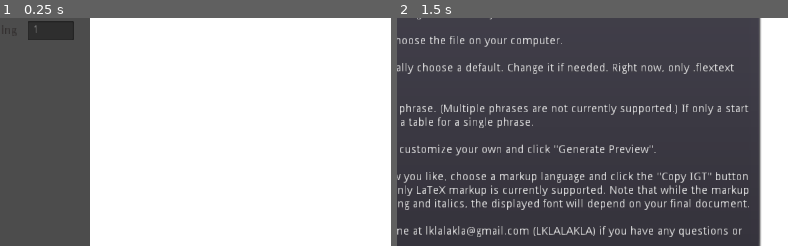
Above: before the commit, frames 1-2 (left to right).
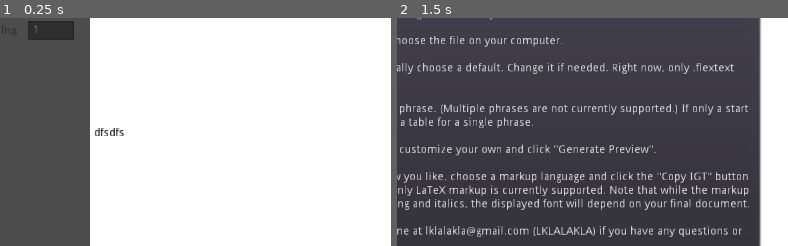
Above: after the commit, the same moments.

Repository: LaurenOopsum/Auto-IGT
Game: Godot game, scene res://scenes/main.tscn
Same seed, same stepped clock (60 frames per second), same inputs: the game is played once before the commit and once after it. The project has no main scene, so this scene is started directly.
Inputs (mouse positions are % of the whole screen's width and height, from its top left):
- Up to frame 1 (0.25 s): no input
- Up to frame 2 (1.5 s): click (12, 18) at 0.52 s; type "12" at 0.6 s; click "Instructions" at 1.25 s
The pictures show only the part of the screen within x 39-89%, y 24-74%; the shares and areas given below are measured in that part.

The runs differ from the first frame. In frame 1, 0.2% of the frame differs, in the area x 24-32%, y 48-52%; in frame 2, nothing differs.

Commit message:
words are added properly in a word-aligned manner

Diff:
--- a/project.godot
+++ b/project.godot
@@ -54,6 +54,16 @@
 "language": "GDScript",
 "path": "res://scripts/old_scripts/gloss_elements/phrase.gd"
 }, {
+"base": "GridContainer",
+"class": "PreviewGrid",
+"language": "GDScript",
+"path": "res://scripts/preview_nodes/preview_grid.gd"
+}, {
+"base": "Label",
+"class": "PreviewText",
+"language": "GDScript",
+"path": "res://scripts/preview_nodes/preview_text.gd"
+}, {
 "base": "HBoxContainer",
 "class": "RowDef",
 "language": "GDScript",
@@ -84,6 +94,8 @@
 "Morpheme": "",
 "Parser": "",
 "Phrase": "",
+"PreviewGrid": "",
+"PreviewText": "",
 "RowDef": "",
 "SystemFileNavigator": "",
 "Word": "",
--- a/scenes/main.tscn
+++ b/scenes/main.tscn
@@ -253,11 +253,18 @@
 size_flags_horizontal = 4
 size_flags_vertical = 4
 theme = SubResource( 7 )
+alignment = 1
 script = ExtResource( 4 )
 
 [node name="RichTextLabel" type="RichTextLabel" parent="Page/Body/Preview/Whiteboard/PreviewLines"]
+margin_top = 222.0
 margin_right = 460.0
+margin_bottom = 237.0
+focus_mode = 2
 text = "dfsdfs"
+fit_content_height = true
+scroll_active = false
+selection_enabled = true
 
 [node name="ClipboardButtons" type="HBoxContainer" parent="Page/Body/Preview"]
 margin_left = 166.0
--- a/scripts/gloss_nodes/gloss_item.gd
+++ b/scripts/gloss_nodes/gloss_item.gd
@@ -34,3 +34,10 @@
 
 		if !V.level_attributes[parent_type].has(row_atts) :
 			V.level_attributes[parent_type].append(row_atts)
+
+
+func is_match(match_attributes : PoolStringArray) -> bool :
+	var matches := true
+	for val in get_attribute_values() :
+		if !match_attributes.has(val) : matches = false
+	return matches
--- a/scripts/gloss_nodes/gloss_node.gd
+++ b/scripts/gloss_nodes/gloss_node.gd
@@ -5,20 +5,18 @@
 
 
 var node_type : int # C.TYPE
+var grid : GridContainer # used in making previews
 
 
 ## Checks if this node matches the type of a row template
 ## Works on the gloss element level and checks for items
 ## REALLLLY need to make the items their own class
-func is_match(match_attributes : PoolStringArray) -> bool :
+func get_matching_items(match_attributes : PoolStringArray) -> Array :
+	var matches := [] # GlossItems
 	for child in get_children() :
-		if child is GlossItem :
-			var attribute_vals : Array = child.attributes.values()
-			var matches := true
-			for val in attribute_vals :
-				if !match_attributes.has(val) : matches = false
-			if matches : return true
-	return false
+		if child is GlossItem && child.is_match(match_attributes) :
+			matches.append(child)
+	return matches
 
 ## Returns the count of descendants of this node
 ## that are of the specified type
--- a/scripts/main_scene/preview_lines.gd
+++ b/scripts/main_scene/preview_lines.gd
@@ -2,59 +2,47 @@
 
 extends VBoxContainer
 
-var gloss_grid : GridContainer
+#var gloss_grid : GridContainer
 
 var phrase : GlossNode
-var word_array : Array
+var words_array := []
 
 
 func create_preview(rows_data : Array) :
 	for child in get_children() : child.queue_free()
-	_grab_phrase(V.gloss_tree)
+	grab_phrase(V.gloss_tree) # Set the desired phrase to gloss
 	if V.end : print("Multiple phrases not yet supported")
 	else :
-		for template in rows_data :
-			print(template)
-			if [C.TYPE.PARAGRAPH, C.TYPE.PHRASE].has(template[0]) :
-				create_single_row(template)
-			else : add_grid_row(template)
+		for template in rows_data : print_preview_row(template)
+
+
+## Sets the active phrase to gloss
+func grab_phrase(node : Node) :
+	for item in node.get_children() :
+		if node is GlossNode && node.node_type == C.TYPE.PHRASE :
+			if item is GlossItem && _is_set_phrase(item) :
+				phrase = node
+		else : grab_phrase(item)
+
+## Displays each row of the gloss on screen
+## Only does phrase, word, and morph level right now
+func print_preview_row(template : Array) :
+	match template[0] :
+		C.TYPE.PHRASE : add_phrase_row(template)
+		C.TYPE.WORD : add_word_row(template)
+		C.TYPE.MORPH : add_morph_row(template)
 
 ## Creates a non-aligned row of text in the preview
-func create_single_row(template : Array) :
-	print("single row")
-	if gloss_grid : gloss_grid = null
+func add_phrase_row(template : Array) :
+	if phrase.grid : phrase.grid = null
 	var type : int = template[0]
-	match type :
-		C.TYPE.PARAGRAPH : print("Pass paragraph")
-		C.TYPE.PHRASE : new_phrase(template)
+	_add_new_phrase(template)
 
-## Adds line of text in the preview that is word-aligned
-func add_grid_row(template : Array) :
-
-	if !gloss_grid : _add_new_gloss_grid()
-
-
-
-## Adds a grid for aligned text, if there isn't already one
-func _add_new_gloss_grid() :
-	if !word_array : word_array = phrase.get_type_array(C.TYPE.WORD)
-	gloss_grid = GridContainer.new()
-	gloss_grid.columns = word_array.size()
-	if !gloss_grid.get_parent() : add_child(gloss_grid)
-
-
-
-func get_row_array(template : Array, source_array : Array) -> Array :
-	var row_array := []
-	for word in source_array :
-		if word.is_match(template[1].split("-")) : row_array.append(word)
-		else : row_array.append_array(get_row_array(template, word.get_children()))
-	return row_array
-
-
-func new_phrase(template : Array) :
-	var phrase_label := RichTextLabel.new()
-	phrase_label.fit_content_height = true
+## Displays a phrase on the preview
+## A single row with no vertical alignment
+func _add_new_phrase(template : Array) :
+	var phrase_label := PreviewText.new()
+	phrase_label.level = template[0]
 	var row_template : PoolStringArray = template[1].split("-")
 	for item in phrase.get_children() :
 		if item is GlossItem :
@@ -66,17 +54,71 @@
 				add_child(phrase_label)
 				return
 
-
-func _grab_phrase(node : Node) :
-	for item in node.get_children() :
-		if node is GlossNode && node.node_type == C.TYPE.PHRASE :
-			if item is GlossItem && is_set_phrase(item) :
-				phrase = node
-		else : _grab_phrase(item)
-
-
-func is_set_phrase(cur_phrase : GlossItem) -> bool :
+## Returns true if a phrase is the one selected by the user
+## Returns false otherwise
+func _is_set_phrase(cur_phrase : GlossItem) -> bool :
 	for x in cur_phrase.attributes :
 		if cur_phrase.attributes[x] == "segnum" && cur_phrase.node_value == str(V.start) :
 			return true
 	return false
+
+## Adds a row of the gloss that is aligned at the word level
+func add_word_row(template : Array) :
+	_set_phrase_grid()
+	_set_words_array()
+	# The PreviewLabels that will be displayed on screen
+	var word_labels := _create_word_labels(template)
+	# Set grid to the right number of columns
+	if phrase.grid.get_child_count() != 0 :
+		word_labels = _adjust_row_length(word_labels)
+	else : phrase.grid.columns = word_labels.size()
+	# add the new row at word-level
+	for word in word_labels :
+		phrase.grid.add_child(word)
+
+
+func _set_phrase_grid() :
+	if !phrase.grid :
+		phrase.grid = PreviewGrid.new()
+		add_child(phrase.grid)
+
+
+func _set_words_array() :
+	if words_array.empty() :
+		words_array = phrase.get_type_array(C.TYPE.WORD)
+
+
+func _create_word_labels(template : Array) -> Array :
+	var word_labels := []
+	var match_pattern : PoolStringArray = template[1].split("-")
+
+	for word in words_array :
+		var items : Array = word.get_matching_items(match_pattern)
+		var label := PreviewText.new()
+		label.level = template[0] # == C.TYPE.WORD
+		if items.size() > 0 : label.text = items[0].node_value
+		word_labels.append(label)
+
+	return word_labels
+
+
+func _adjust_row_length(word_labels : Array) -> Array :
+	var diff := word_labels.size() - phrase.grid.columns
+	# fill out the rest of the previous row
+	# increase column count
+	if diff > 0 :
+		for x in diff :
+			var filler := Control.new()
+			phrase.grid.add_child(filler)
+		phrase.grid.columns = word_labels.size()
+	# fill out the rest of the array to a full row
+	elif diff < 0 :
+		for x in diff :
+			var filler := Control.new()
+			word_labels.append(filler)
+
+	return word_labels
+
+
+func add_morph_row(template : Array) :
+	pass
--- /dev/null
+++ b/scripts/preview_nodes/preview_grid.gd
@@ -0,0 +1,7 @@
+## A grid that holds
+
+class_name PreviewGrid
+extends GridContainer
+
+var level : int
+var rows := []
--- /dev/null
+++ b/scripts/preview_nodes/preview_text.gd
@@ -0,0 +1,6 @@
+## Displays the preview text and holds preview children
+
+class_name PreviewText
+extends Label
+
+var level : int
